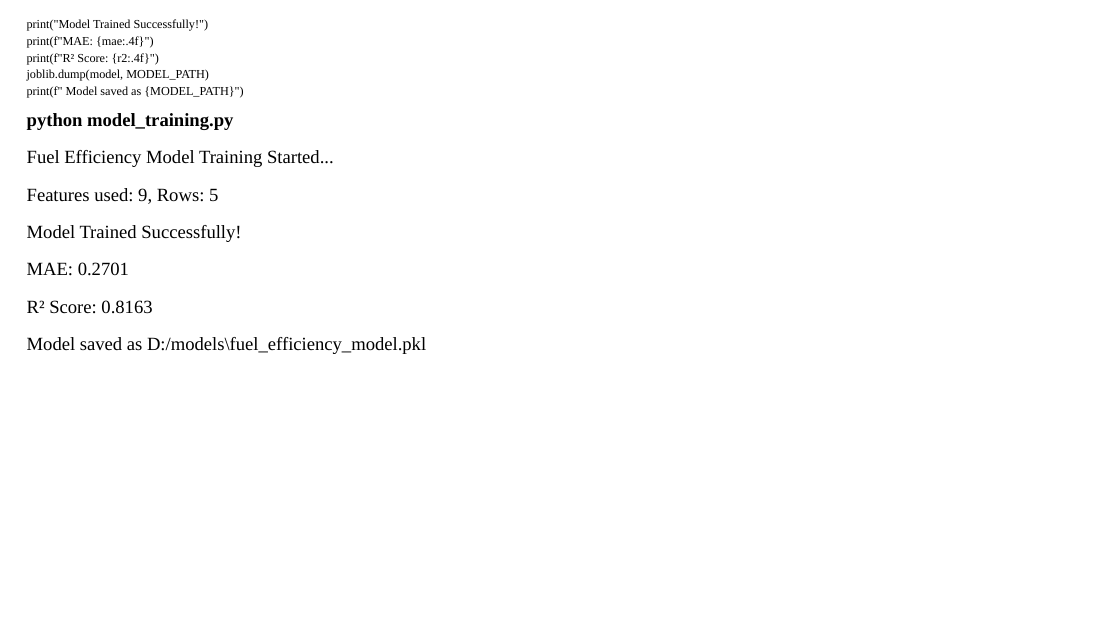
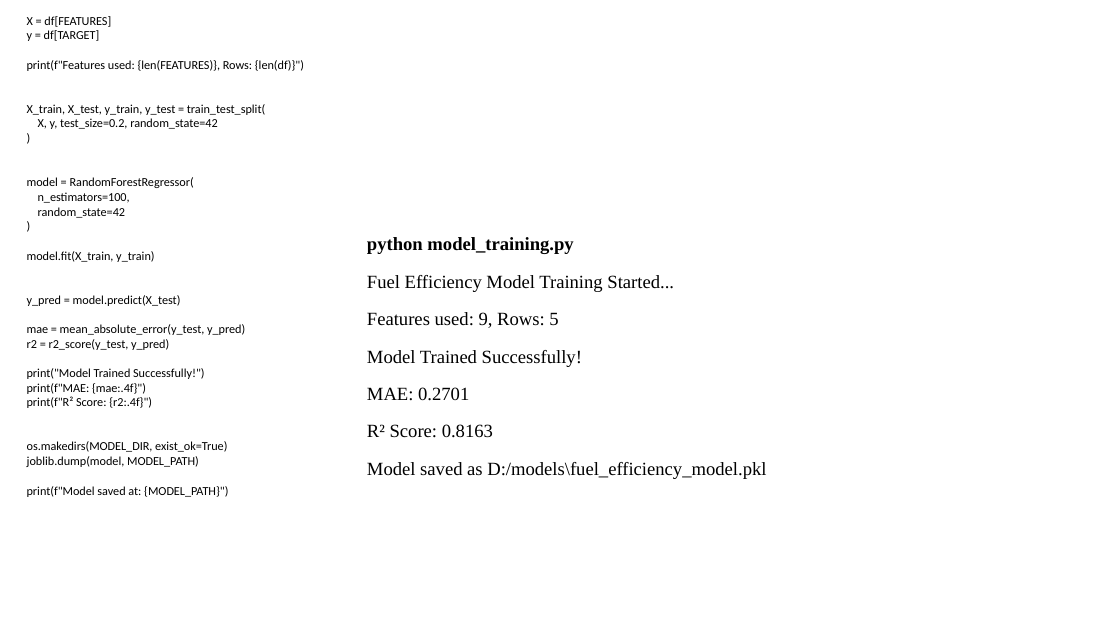
Before and after one commit to bhargavi286/Transportation_Analytics, a slide deck: slide 10 of TRANSPORT.pptx. Drawn at 1120x630 pixels with LibreOffice and Linux fonts; fonts in the diff are those of the drawing. Boxes give left, top, right and bottom in pixels: in the first picture for what was removed or moved away, otherwise in the second. Text is boxed around its words. In the diff, an @@ line names an element or a change of style, - is before the commit and + after.

Commit message:
Final Transportation Analytics dashboard, model and documentation

```diff
--- a/TRANSPORT.pptx
+++ b/TRANSPORT.pptx
@@ text at [27,16,304,350]: paragraphs added @@
+X = df[FEATURES]
+y = df[TARGET]
+print(f"Features used: {len(FEATURES)}, Rows: {len(df)}")
+X_train, X_test, y_train, y_test = train_test_split(
+X, y, test_size=0.2, random_state=42
+)
+model = RandomForestRegressor(
+n_estimators=100,
+random_state=42
+)
+model.fit(X_train, y_train)
+y_pred = model.predict(X_test)
+mae = mean_absolute_error(y_test, y_pred)
+r2 = r2_score(y_test, y_pred)
@@ text "python model_training.py": place and size @@
-text "python model_training.py" at [27,113,426,354]
+text "python model_training.py" at [367,237,766,479]
@@ text at [27,368,204,467]: font Times New Roman to Calibri in "print("Model Trained Successfully!")", "print(f"MAE: {mae:.4f}")", "print(f"R² Score: {r2:.4f}")", "joblib.dump(model, MODEL_PATH)"; line spacing 14.2pt to 1 @@
@@ text at [27,441,227,452]: paragraph added @@
+os.makedirs(MODEL_DIR, exist_ok=True)
@@ text at [27,486,228,497]: text changed; font Times New Roman to Calibri @@
-print(f" Model saved as {MODEL_PATH}")
+print(f"Model saved at: {MODEL_PATH}")
```
Also in this commit, not shown: 3 other slides changed, 1 slide added, 8 other files.
